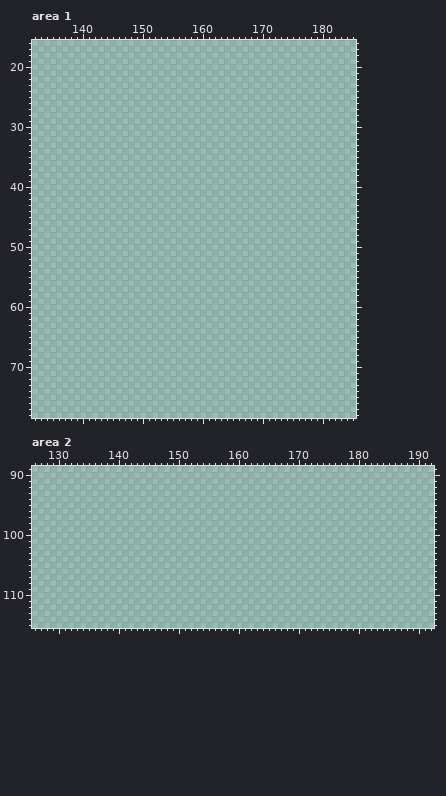
File history of a pixel-art file, aseprite/snow_world.aseprite. That is the earlier state.
200x120 pixels, 1 frame. Colours within 5 levels of each other are drawn and written as one. Shown: area 1: x 132..185, y 16..78; area 2: x 126..192, y 89..115. The commit also changed other parts of the picture, which this record leaves out.
The result:
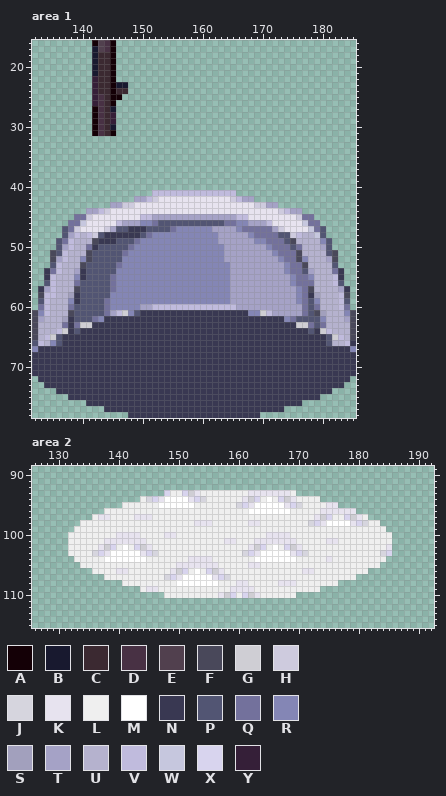
Palette (. is transparent): A #140006  B #18192f  C #3b2931  D #483144  E #51404e  F #49485a  G #cfced4  H #cecbde  J #d6d5de  K #e7e3ef  L #efefef  M #ffffff  N #393852  P #525573  Q #73719c  R #8486b5  S #a2a0bd  T #a5a2c6  U #b5b2ce  V #c0bbdd  W #c6c7de  X #d8d4ee  Y #351f38
From old to new:
--- area 1, layer "Layer 1"
@@ x 140..149 @@
-16 ..........
-17 ..........
-18 ..........
-19 ..........
-20 ..........
-21 ..........
-22 ..........
-23 ..........
-24 ..........
-25 ..........
-26 ..........
-27 ..........
-28 ..........
-29 ..........
-30 ..........
-31 ..........
+16 ..AEDA....
+17 ..BEDA....
+18 ..BCCA....
+19 ..BCCA....
+20 ..BCCA....
+21 ..BCCA....
+22 ..YCCA....
+23 ..YCCABB..
+24 ..YCCACC..
+25 ..YDCAA...
+26 ..YDCA....
+27 ..ADCB....
+28 ..ADCY....
+29 ..ADCY....
+30 ..ADCB....
+31 ..ADCA....
 32 ..........
@@ x 132..185 @@
 40 ......................................................
-41 ......................................................
-42 ......................................................
-43 ......................................................
-44 ......................................................
-45 ......................................................
-46 ......................................................
-47 ......................................................
-48 ......................................................
-49 ......................................................
-50 ......................................................
-51 ......................................................
-52 ......................................................
-53 ......................................................
-54 ......................................................
-55 ......................................................
-56 ......................................................
-57 ......................................................
-58 ......................................................
-59 ......................................................
-60 ......................................................
-61 ......................................................
-62 ......................................................
-63 ......................................................
-64 ......................................................
-65 ......................................................
-66 ......................................................
-67 ......................................................
-68 ......................................................
-69 ......................................................
-70 ......................................................
-71 ......................................................
-72 ......................................................
-73 ......................................................
-74 ......................................................
-75 ......................................................
-76 ......................................................
-77 ......................................................
-78 ......................................................
+41 ....................VVVVVVVVVVVVVV....................
+42 .................TTVHKKKKKKKKKKKKHVTT.................
+43 .............TTHHKKKKKKKKKKKKKKKKKKKKHHTT.............
+44 .........TTVHKKKKKKKKKKKKKKKKKKKKKKKKKKKKHVTT.........
+45 .......QQHKKKKKKKKVVTTTTTTTTTTTTTTVVKKKKKKKKHQQ.......
+46 ......QQWKKKKKVTTTRRQPPPPPPPPPPPQQRRTTTVKKKKKWQQ......
+47 .....PQHKKKKHTPPNNNPPPPQRRRRRRTTTTRQQQQQTHKKKKWQP.....
+48 .....PTVUVHPNNNNNNPQRRRRRRRRRRRTTTTTRQQQQPPHVUUWP.....
+49 ....PQVUUUFNNNPPPQRRRRRRRRRRRRRTTTTTTRRQQQPFUUUURP....
+50 ....PTVUUQNPPPPPQRRRRRRRRRRRRRRRTTTTTTTRQQQPQUUUTP....
+51 ...FPVUUUFPPPPPQRRRRRRRRRRRRRRRRTTTTTTTTRQQQFUUUUPF...
+52 ...FTVUURFPPPPPRRRRRRRRRRRRRRRRRTTTTTTTTTRQQFRUUUTF...
+53 ...PVUUUFPPPPPQRRRRRRRRRRRRRRRRRRTTTTTTTTTRQQFUUUUP...
+54 ..NQVUUTNPPPPPRRRRRRRRRRRRRRRRRRRTTTTTTTTTRQQPTUUUQN..
+55 ..NVUUURNPPPPQRRRRRRRRRRRRRRRRRRRTTTTTTTTTTRQQRUUUVN..
+56 ..PVUUUQPPPPPQRRRRRRRRRRRRRRRRRRRTTTTTTTTTTRQQQUUUVP..
+57 .NTVUUUFPPPPPQRRRRRRRRRRRRRRRRRRRTTTTTTTTTTTRQFUUUUTN.
+58 .FVVUUSNPPPPPRRRRRRRRRRRRRRRRRRRRTTTTTTTTTTTRQNSUUUVF.
+59 .PVUUURNPPPPQRRRRRRRRRRRRRRRRRRRRTTTTTTTTTTTRQPRUUUVP.
+60 .QVUUUQPPPPPQRRRRRTTVVVVVVVVVVVVVVTTTTTTTTTTTQPQUUUVQ.
+61 FRVUUUFPPPPPQTVGRPNNNNNNNNNNNNNNNNNNRRGVTTTTTQPFSUUURF
+62 FTUUUSNPPPQRNNNNNNNNNNNNNNNNNNNNNNNNNNNNNNRQPPPPRUUUTF
+63 FUUUUQNQGGNNNNNNNNNNNNNNNNNNNNNNNNNNNNNNNNNNGGQPQUUUUF
+64 FUUUVGNPNNNNNNNNNNNNNNNNNNNNNNNNNNNNNNNNNNNNNNPNGVUUUF
+65 FUVGPNNNNNNNNNNNNNNNNNNNNNNNNNNNNNNNNNNNNNNNNNNNNPGVUF
+66 PVURPNNNNNNNNNNNNNNNNNNNNNNNNNNNNNNNNNNNNNNNNNNNNPUUVN
+67 RNNNNNNNNNNNNNNNNNNNNNNNNNNNNNNNNNNNNNNNNNNNNNNNNNNNNR
+68 NNNNNNNNNNNNNNNNNNNNNNNNNNNNNNNNNNNNNNNNNNNNNNNNNNNNNN
+69 NNNNNNNNNNNNNNNNNNNNNNNNNNNNNNNNNNNNNNNNNNNNNNNNNNNNNN
+70 NNNNNNNNNNNNNNNNNNNNNNNNNNNNNNNNNNNNNNNNNNNNNNNNNNNNNN
+71 NNNNNNNNNNNNNNNNNNNNNNNNNNNNNNNNNNNNNNNNNNNNNNNNNNNNNN
+72 .NNNNNNNNNNNNNNNNNNNNNNNNNNNNNNNNNNNNNNNNNNNNNNNNNNNN.
+73 ..NNNNNNNNNNNNNNNNNNNNNNNNNNNNNNNNNNNNNNNNNNNNNNNNNN..
+74 ....NNNNNNNNNNNNNNNNNNNNNNNNNNNNNNNNNNNNNNNNNNNNNN....
+75 ......NNNNNNNNNNNNNNNNNNNNNNNNNNNNNNNNNNNNNNNNNN......
+76 .........NNNNNNNNNNNNNNNNNNNNNNNNNNNNNNNNNNNN.........
+77 ............NNNNNNNNNNNNNNNNNNNNNNNNNNNNNN............
+78 ................NNNNNNNNNNNNNNNNNNNNNN................
--- area 2, layer "Layer 1"
@@ x 126..192 @@
  92 ...................................................................
- 93 ...................................................................
- 94 ...................................................................
- 95 ...................................................................
- 96 ...................................................................
- 97 ...................................................................
- 98 ...................................................................
- 99 ...................................................................
-100 ...................................................................
-101 ...................................................................
-102 ...................................................................
-103 ...................................................................
-104 ...................................................................
-105 ...................................................................
-106 ...................................................................
-107 ...................................................................
-108 ...................................................................
-109 ...................................................................
-110 ...................................................................
+ 93 ......................XLLXGKLLLLLLLLKKKKKKKL.......................
+ 94 ..................LJXKMMMMKXJLLLLLLKGXLMLXGKLLLL...................
+ 95 ...............LLLLLLMMMMMMLLLLLLLJXKMMMMMKXJLLLLKK................
+ 96 ............LLLLLLLLLLLLLLLLLLLLLLLLMMMMMMMLLLLLKKKKKK.............
+ 97 ..........LKKLLLLKKKLLLLLLLLLLLLLLLLLLLLLLLLLLLKGXLLXGKL...........
+ 98 ........LLLLLLLLLLLLLLLLLLLKKKLLLLLLKKLLLLLLLLJXKMMMMKXJLL.........
+ 99 .......LLLLLLLLLLLLLLLLLLLLLLLLLLLLLLLLLLLLLLLLLLLLLLLLLLLL........
+100 ......LLLLLLLLKKKKLLLLKKLLLLLLLLLLLLLLLKKKKLLLLLLLLLLLLLLLLL.......
+101 ......LLLLLLKKKKKKKLLLLLLLLLLLLLKKLLLKKKKKKKLLLLLKKLLLLLLLLL.......
+102 ......LLLLLKGXLMLXGKLLLLLLLLLLLLLLLLKGXLMLXGKLLLLLLLLLLLLLLK.......
+103 ......LLLLJXKMMMMMKXJLLLLLLLLLLLLLLJXKMMMMMKXJLLLLLLLLLLLLJX.......
+104 .......LLLLLMMMMMMMLLLLLLLKKKKLLLLLLLMMMMMMMLLLLLKLLLLLLLLL........
+105 ........LLLLLLLLLLLLLLLLKKKKKKKLLLLLKKLLLLLLLLLLLLLLLLLLLL.........
+106 ..........LLLLKKLLLLLLLKGXLMLXGKLLLLLLLLLLLLLKKLLLLLLLLL...........
+107 ............LLLLLLLLLLJXKMMMMMKXJLLLLLLLLLLLLLLLLLLLLL.............
+108 ...............LLLLLLLLLMMMMMMMLLLKKLLLLLKKKLLLLLLL................
+109 ..................LKKLLLLLLLLLLLLKKKKLLLLLLLLLLL...................
+110 ......................LLLLLLLLLKGXLXGKLLLLLL.......................
 111 ...................................................................
Boxes around the changes in both pictures, in picture pixels (x1, y1, x2, y2):
added: (92, 40, 128, 136)
added: (32, 190, 356, 418)
added: (68, 490, 392, 598)
